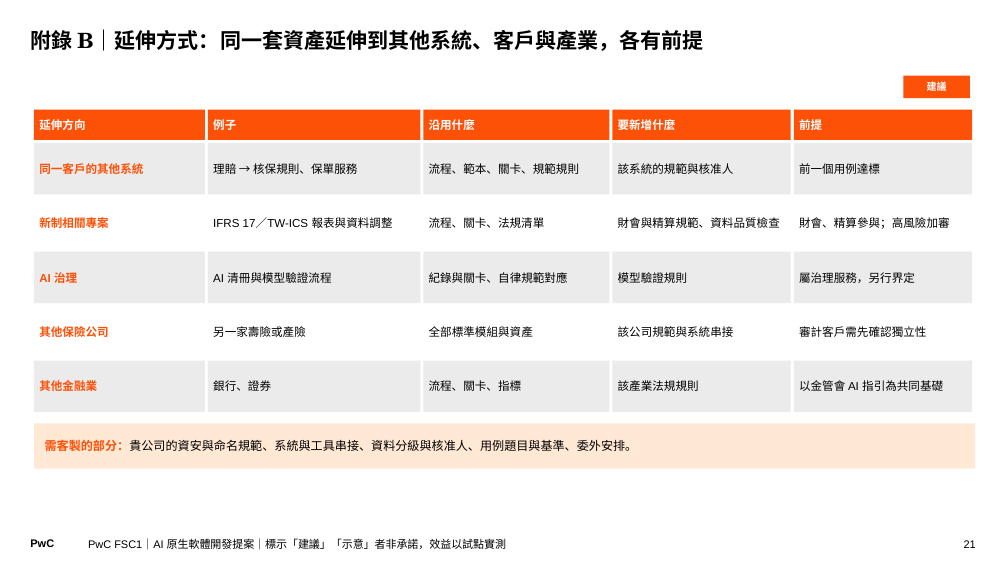
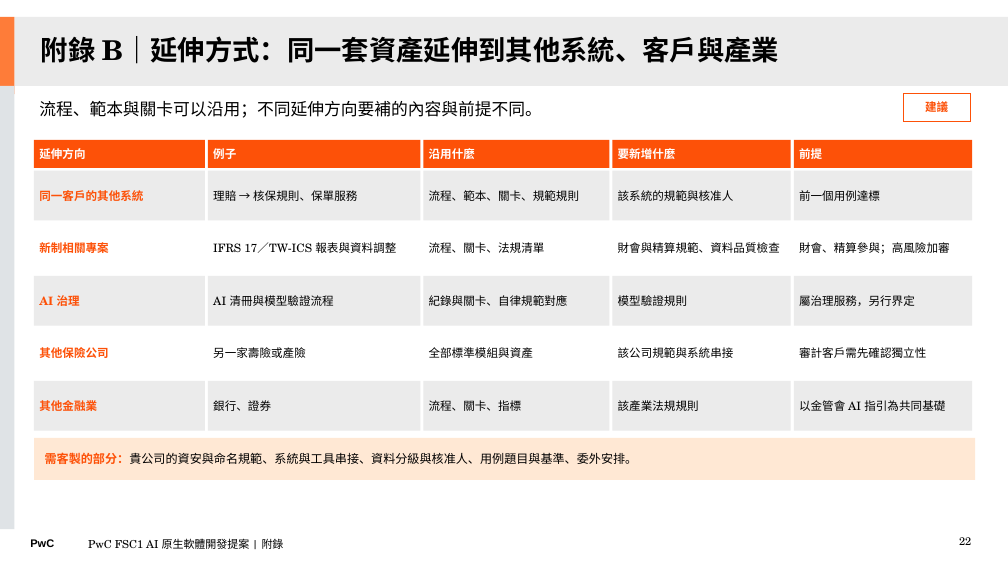
Before and after one commit to Robshao/PwC_FSC1, a slide deck: slide 22 of research/ai-native-sdlc/AI原生軟體開發_合夥人提案簡報.pptx (slide 21 before the commit). Drawn at 1008x567 pixels with LibreOffice and Linux fonts; fonts in the diff are those of the drawing. Boxes give left, top, right and bottom in pixels: in the first picture for what was removed or moved away, otherwise in the second. Text is boxed around its words. In the diff, an @@ line names an element or a change of style, - is before the commit and + after.

```diff
--- a/research/ai-native-sdlc/AI原生軟體開發_合夥人提案簡報.pptx
+++ b/research/ai-native-sdlc/AI原生軟體開發_合夥人提案簡報.pptx
@@ rectangle added at (0, 17, 14, 94), fill #FE7C39 @@
@@ rectangle added at (14, 17, 1008, 85), fill #EBEBEB @@
@@ title "附錄 B｜延伸方式：同一套資產延伸到其他系統、客戶與產業" at (41, 36, 779, 64): vertical alignment top to middle @@
@@ title at (41, 36, 779, 64): text changed; size 20 to 26 pt @@
-附錄 B｜延伸方式：同一套資產延伸到其他系統、客戶與產業，各有前提
+附錄 B｜延伸方式：同一套資產延伸到其他系統、客戶與產業
@@ rectangle added at (0, 86, 14, 530), fill #DFE3E6 @@
@@ text added at (39, 101, 542, 118), 16 pt, text #000000 @@
+流程、範本與關卡可以沿用；不同延伸方向要補的內容與前提不同。
@@ rectangle "建議": place and size @@
-rectangle "建議" at (904, 76, 970, 98)
+rectangle "建議" at (904, 94, 970, 121)
@@ rectangle "建議" at (904, 94, 970, 121): size 9.5 to 11 pt, font Arial to TeX Gyre Schola, text colour #FFFFFF to #FD5108; fill #FD5108 to #FFFFFF; outline none to #FD5108 0.75 pt @@
@@ font Arial to TeX Gyre Schola in 30 elements at (34, 438, 975, 480), (208, 381, 420, 431), (423, 381, 609, 431), (613, 381, 791, 431), (794, 381, 972, 431), (34, 381, 205, 431), (208, 328, 420, 378), (423, 328, 609, 378), (613, 328, 791, 378), (794, 328, 972, 378), (34, 328, 205, 378), (208, 276, 420, 326), (423, 276, 609, 326), (613, 276, 791, 326), (794, 276, 972, 326), (34, 276, 205, 326), (208, 223, 420, 273), (423, 223, 609, 273), (613, 223, 791, 273), (794, 223, 972, 273), (34, 223, 205, 273), (423, 171, 609, 221), (613, 171, 791, 221), (794, 171, 972, 221), (34, 171, 205, 221), (208, 140, 420, 168), (423, 140, 609, 168), (613, 140, 791, 168), (794, 140, 972, 168), (34, 140, 205, 168) @@
@@ 10 rectangles: place and size @@
-10 rectangles at (34, 110, 972, 194)
+10 rectangles at (34, 140, 972, 221)
@@ 10 rectangles: place and size @@
-10 rectangles at (34, 197, 972, 303)
+10 rectangles at (34, 223, 972, 326)
@@ 10 rectangles: place and size @@
-10 rectangles at (34, 306, 972, 412)
+10 rectangles at (34, 328, 972, 431)
@@ rectangle "需客製的部分：貴公司的資安與命名規範、系統與工具串接、資料分級與核准人、用例題目與基準、委外安排。": place and size @@
-rectangle "需客製的部分：貴公司的資安與命名規範、系統與工具串接、資料分級與核准人、用例題目與基準、委外安排。" at (34, 423, 975, 469)
+rectangle "需客製的部分：貴公司的資安與命名規範、系統與工具串接、資料分級與核准人、用例題目與基準、委外安排。" at (34, 438, 975, 480)
@@ text at (88, 539, 284, 549): text changed; font Arial to TeX Gyre Schola @@
-PwC FSC1｜AI 原生軟體開發提案｜標示「建議」「示意」者非承諾，效益以試點實測
+PwC FSC1 AI 原生軟體開發提案 | 附錄
@@ page number added at (959, 537, 971, 545), 10.5 pt, text #000000 @@
+22
@@ page number removed at (964, 540, 976, 548) @@
-21
```
Also in this commit, not shown: 24 other slides changed, 2 slides added, 1 slide removed, 5 other files.
